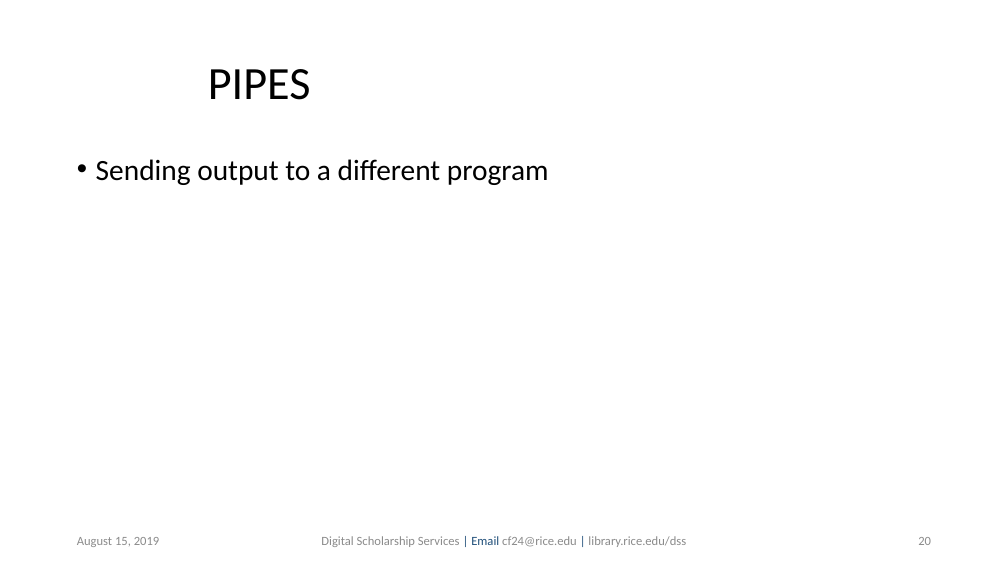
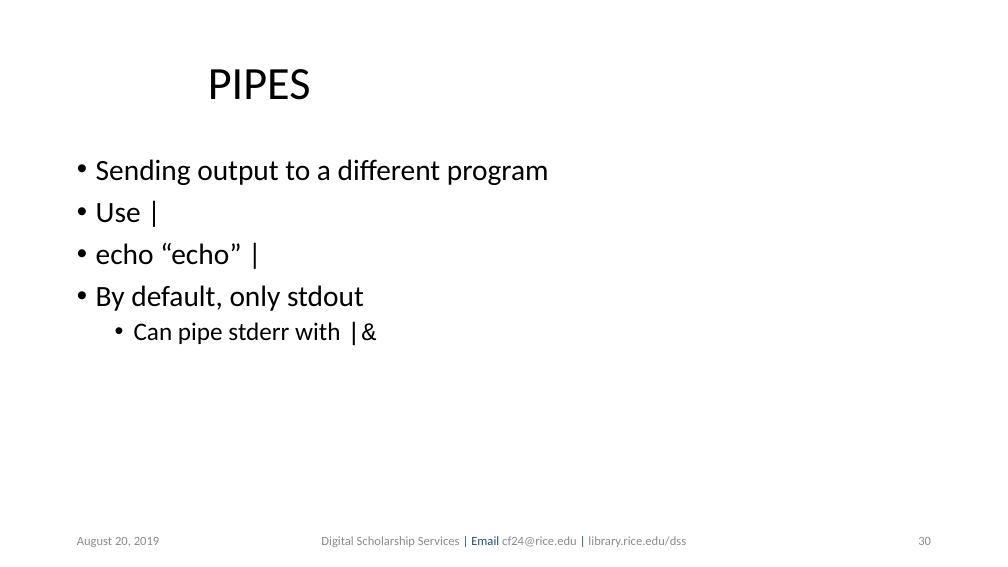
Before and after one commit to bakitybacon/rice-data-and-donuts, a slide deck: slide 30 of bash/Introduction to Bash.pptx (slide 20 before the commit). Drawn at 1008x567 pixels with LibreOffice and Linux fonts; fonts in the diff are those of the drawing; background and template pictures are left out. Boxes give left, top, right and bottom in pixels: in the first picture for what was removed or moved away, otherwise in the second. Text is boxed around its words. In the diff, an @@ line names an element or a change of style, - is before the commit and + after.

```diff
--- a/bash/Introduction to Bash.pptx
+++ b/bash/Introduction to Bash.pptx
@@ text at (x1=96, y1=203, x2=364, y2=344): paragraphs added @@
+• Use |
+• echo “echo” |
+• By default, only stdout
+  • Can pipe stderr with |&
@@ text at (x1=77, y1=537, x2=160, y2=547): text changed @@
-August 15, 2019
+August 20, 2019
```
Also in this commit, not shown: 41 other slides changed, 6 slides added, 1 slide removed.
